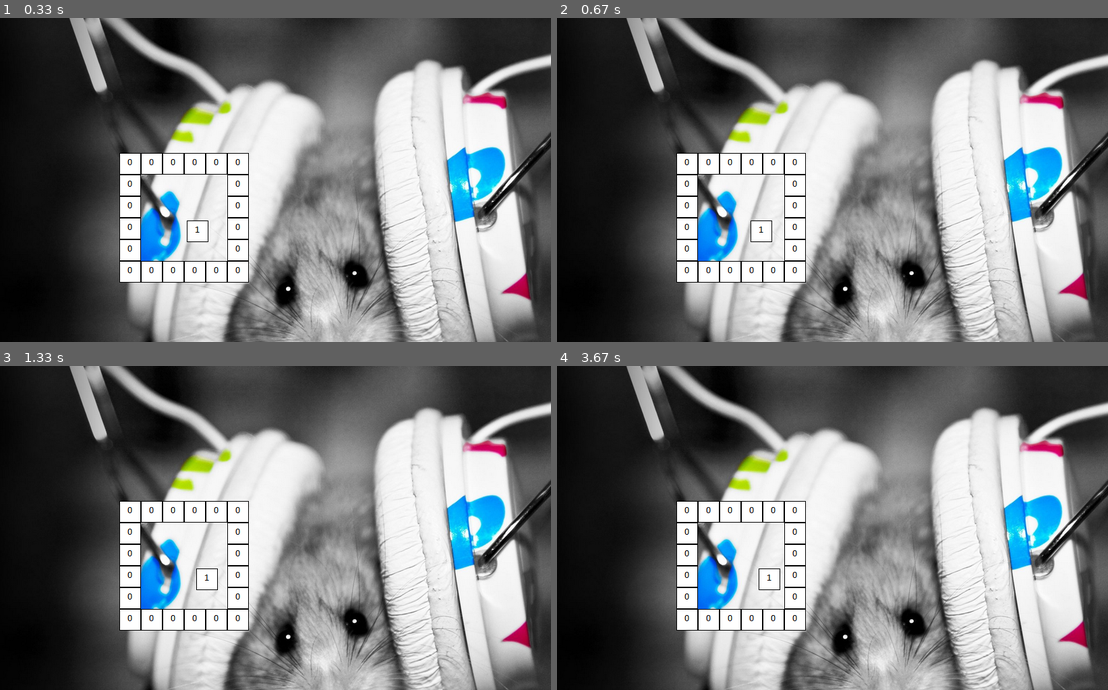
Above: before the commit, frames 1-4 (two rows, left to right).
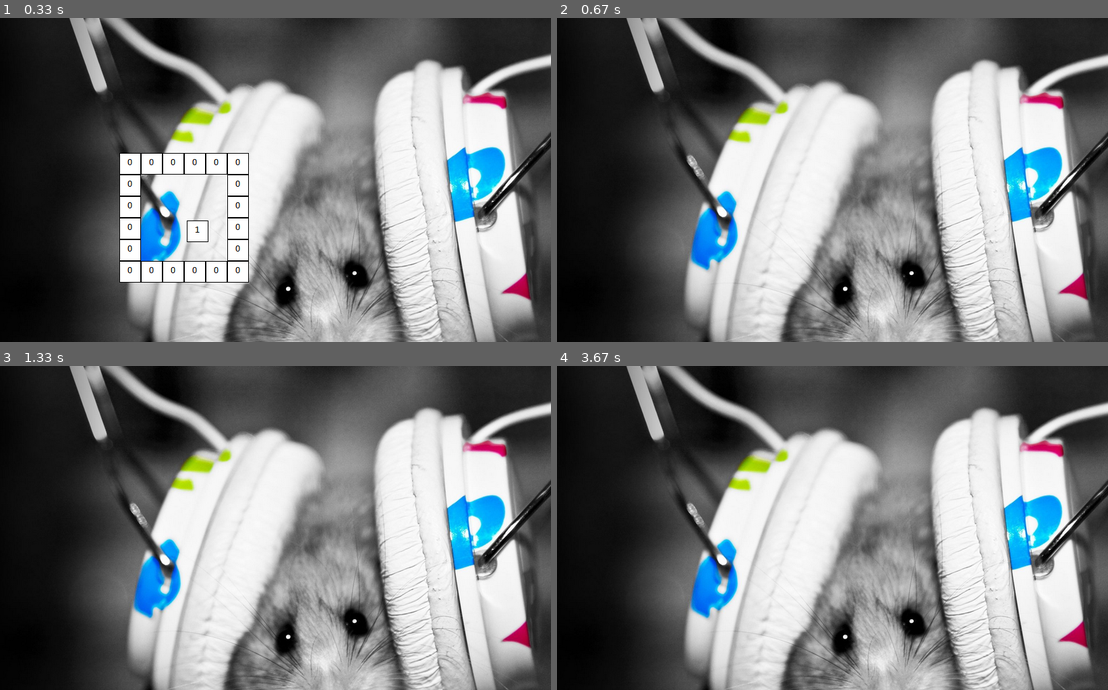
Above: after the commit, the same moments.

Repository: JoKeR0313/gamedev-000
Game: pygame game, started from game/tests/collision_act_loader.py
The game is run twice, just before and just after one commit, with the same random seed, the same clock (stepped at 60 frames per second) and the same inputs.
Inputs:
- Up to frame 1 (0.33 s): no input
- Up to frame 2 (0.67 s): hold Right from 0.33 s (still down)
- Up to frame 3 (1.33 s): release Right at 0.8 s
- Up to frame 4 (3.67 s): hold Right from 3.4 s (still down)

Frame 1 is identical in both runs. In frame 2, 3.1% of the frame differs, in the area x 21-46%, y 41-82%; in frame 3, 3.1%; in frame 4, 3.1%.

Commit message:
Collision detection seems to be working but the boxes are disappearing from the gamefield

Diff:
--- a/game/collision_object_scene.py
+++ b/game/collision_object_scene.py
@@ -40,31 +40,20 @@
         obj.active_sprite.rectangle.x = obj.position.x
 
     def collision_check(self, player, direction):
-
-        print("##########################################################")
-        print("STARTING COLLISION CHECK FOR ", direction.upper(), " DIRECTION!")
-        print("-----------------------------------------")
-        print("player object and rectangle coordinates")
-        print("player position: ", player.position)
-        print("player rectangle: ", player.active_sprite.rectangle)
-        print("-----------------------------------------")
         x = 0
         for obj in self.object_list:
-            # self.get_object_position(obj)
+            self.get_object_position(obj)
             if obj.id != 200:
-
-                print("-----------------------------------------")
-                print(x, ". obstacle object and rectangle coordinates")
-                print("obstacle position: ", obj.position)
-                print("obstacle rectangle: ", obj.active_sprite.rectangle)
-                print(type(obj.position))
-                print("-----------------------------------------")
-
                 if player.active_sprite.rectangle.colliderect(obj.active_sprite.rectangle):
-                    print(direction + ": collision true")
-                else:
-                    print(direction + ": collision false")
-                x += 1
-
-        print("ENDING COLLISION CHECK FOR ", direction.upper(), " DIRECTION!")
-        print("##########################################################")
+                    print(direction + ":\033[91mcollision true\033[0m")
+                    print("-----------------------------------------")
+                    print("player object and rectangle coordinates")
+                    print("player position: ", player.position)
+                    print("player rectangle: ", player.active_sprite.rectangle)
+                    print("-----------------------------------------")
+                    print("-----------------------------------------")
+                    print(x, ". obstacle object and rectangle coordinates")
+                    print("obstacle position: ", obj.position)
+                    print("obstacle rectangle: ", obj.active_sprite.rectangle)
+                    print("-----------------------------------------")
+            x += 1
